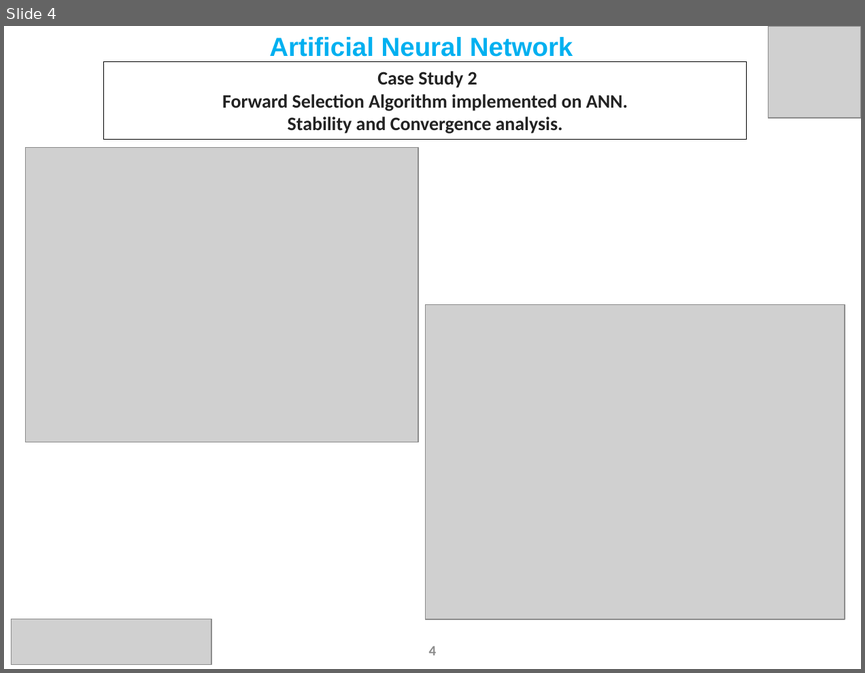
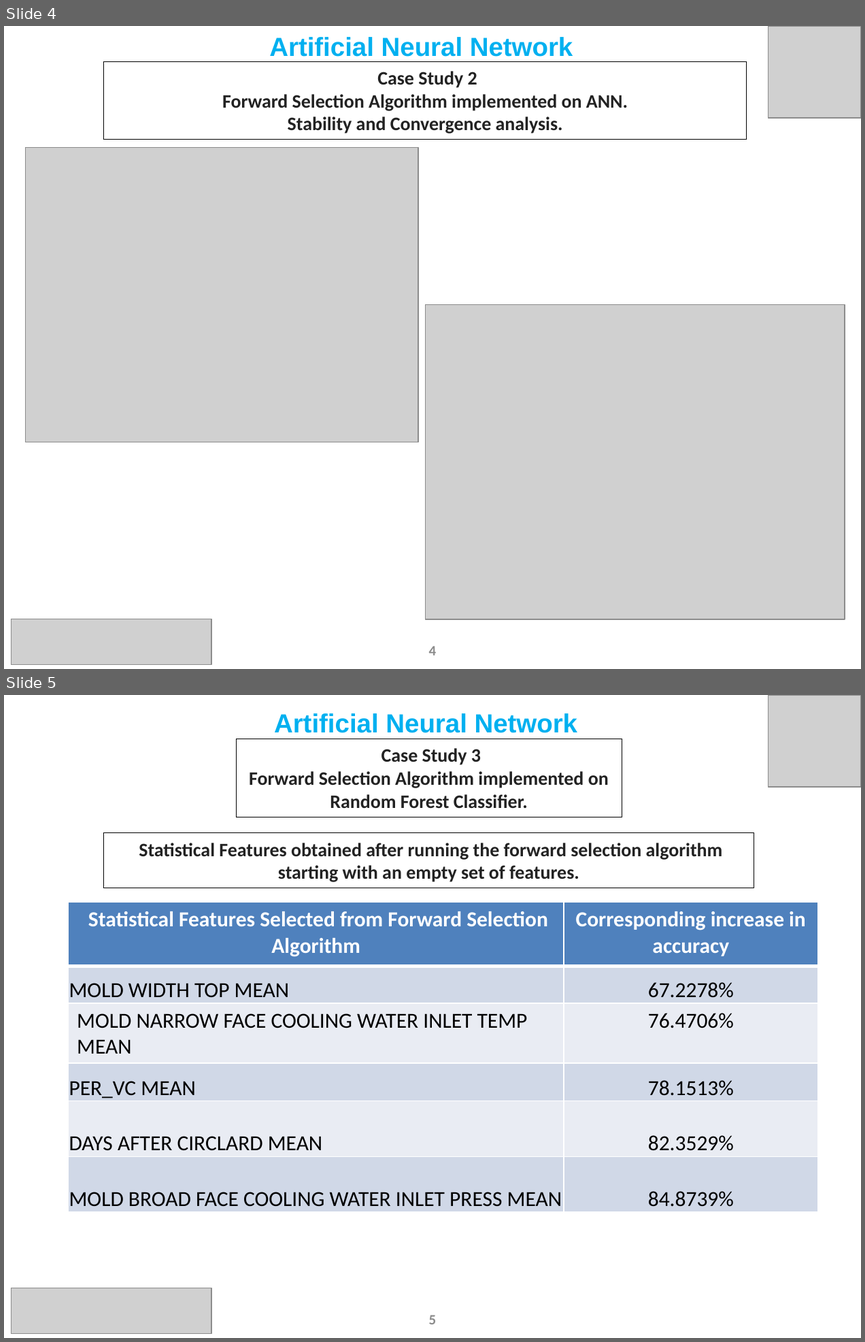
Before and after one commit to Subhigupta/Forward-Feature-Selection-Algorithm-on-AMNS-Data, a slide deck: ANN Update Slides June FFSA Updated.pptx. Shown one above the other, each under a label of ours: slide 4 before the commit, slides 4 and 5 after it. The pictures are 865x673 and 865x1342 pixels, drawn with LibreOffice and Linux fonts; fonts in the diff are those of the drawing; grey boxes stand for pictures. Boxes give left, top, right and bottom in pixels: in the first picture for what was removed or moved away, otherwise in the second. Text is boxed around its words. In the diff, an @@ line names an element or a change of style, - is before the commit and + after.

```diff
--- a/ANN Update Slides June FFSA Updated.pptx
+++ b/ANN Update Slides June FFSA Updated.pptx
@@ slide 5 added at (x1=4, y1=695, x2=861, y2=1338), background #FFFFFF @@
@@ text added at (x1=274, y1=713, x2=578, y2=733), 22 pt, text #00B0F0, bold @@
+Artificial Neural Network
@@ picture added at (x1=768, y1=695, x2=861, y2=787) @@
@@ rectangle added at (x1=236, y1=739, x2=621, y2=817), outline #000000 0.75 pt, 16 pt, text #222222, bold @@
+Case Study 3
+Forward Selection Algorithm implemented on Random Forest Classifier.
@@ rectangle added at (x1=104, y1=833, x2=753, y2=888), outline #000000 0.75 pt, 16 pt, text #222222, bold @@
+Statistical Features obtained after running the forward selection algorithm starting with an empty set of features.
@@ table added at (x1=68, y1=902, x2=818, y2=1212), 6 rows, 2 columns @@
+Statistical Features Selected from Forward Selection Algorithm | Corresponding increase in accuracy
+MOLD WIDTH TOP MEAN | 67.2278%
+MOLD NARROW FACE COOLING WATER INLET TEMP MEAN | 76.4706%
+PER_VC MEAN | 78.1513%
+DAYS AFTER CIRCLARD MEAN | 82.3529%
+MOLD BROAD FACE COOLING WATER INLET PRESS MEAN | 84.8739%
@@ picture added at (x1=11, y1=1288, x2=211, y2=1334) @@
@@ page number added at (x1=429, y1=1314, x2=436, y2=1324), 12 pt, text #8C8C8C, bold @@
+5
```
Also in this commit, not shown: 5 other slides added, 22 other files.
